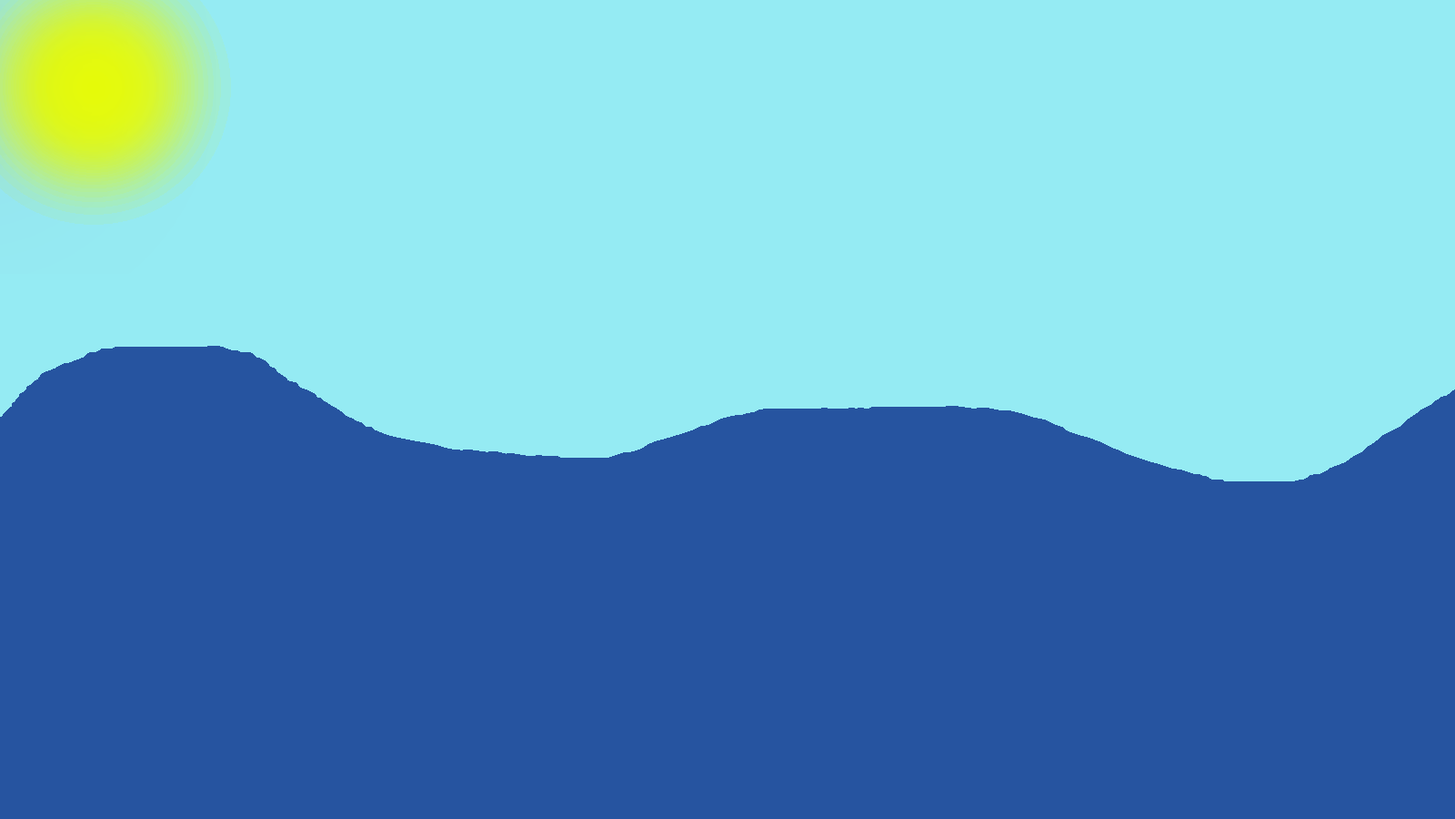
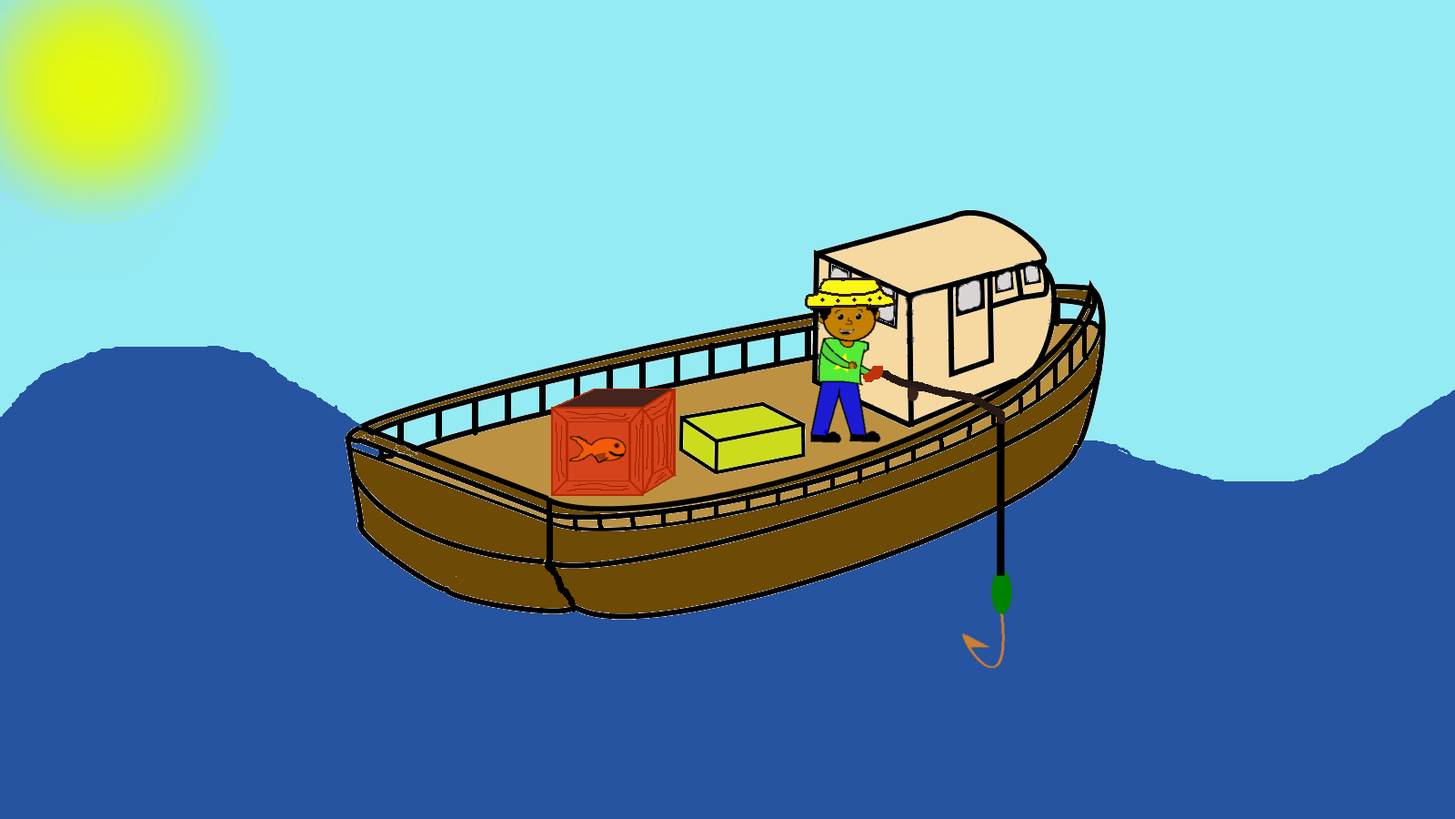
Layers edited between the first and the second (1455, 819) image:
painted on "Background" over (x1=334, y1=209, x2=1157, y2=668)
